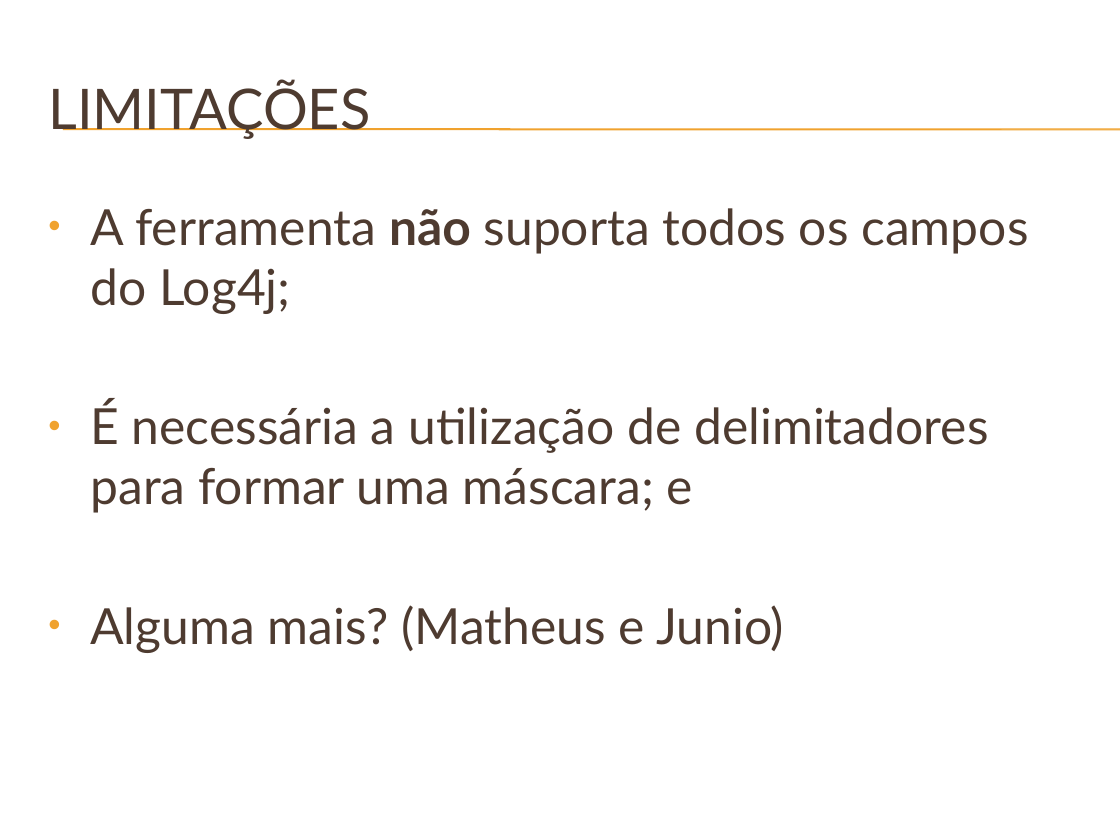
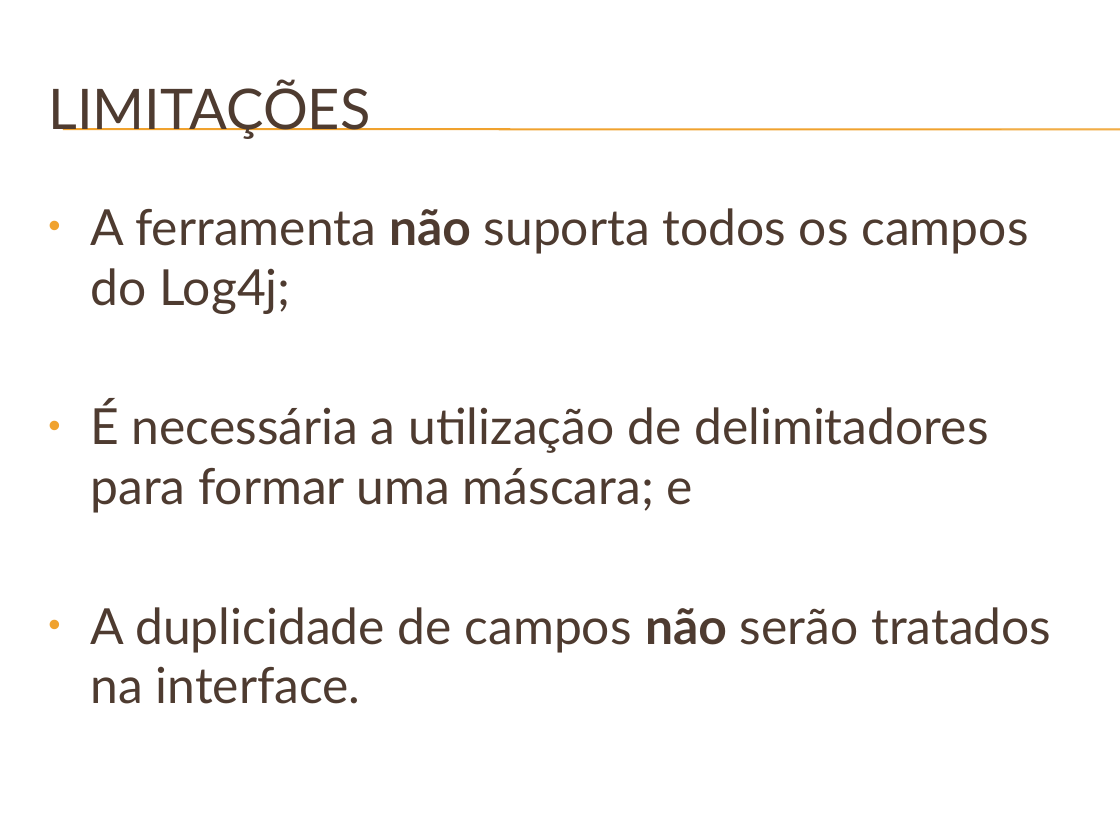
Before and after one commit to junioma/logviewerucb2009, a slide deck: slide 9 of DOCUMENTAÇÃO/_SLIDE/JMBLogViewer.pptx. Drawn at 1120x840 pixels with LibreOffice and Linux fonts; fonts in the diff are those of the drawing; background and template pictures are left out. Boxes give left, top, right and bottom in pixels: in the first picture for what was removed or moved away, otherwise in the second. Text is boxed around its words. In the diff, an @@ line names an element or a change of style, - is before the commit and + after.

Commit message:
Adição de mais uma restrição!

```diff
--- a/DOCUMENTAÇÃO/_SLIDE/JMBLogViewer.pptx
+++ b/DOCUMENTAÇÃO/_SLIDE/JMBLogViewer.pptx
@@ text at [90,607,1051,704]: text changed @@
-• Alguma mais? (Matheus e Junio)
+• A duplicidade de campos não serão tratados na interface.
```
